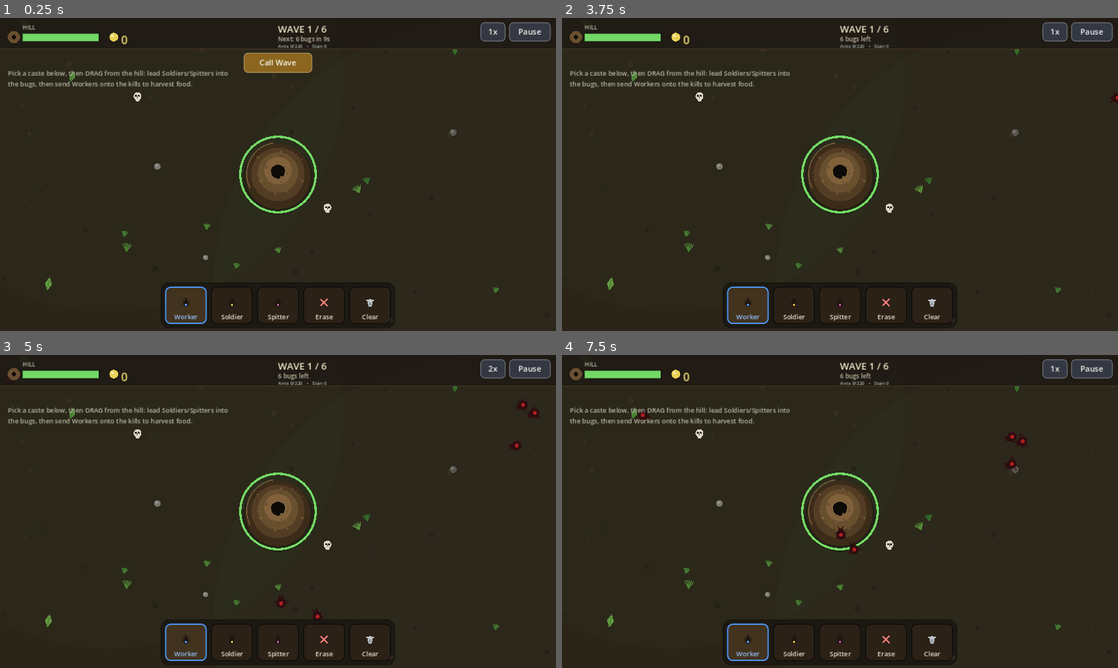
Above: before the commit, frames 1-4 (two rows, left to right).
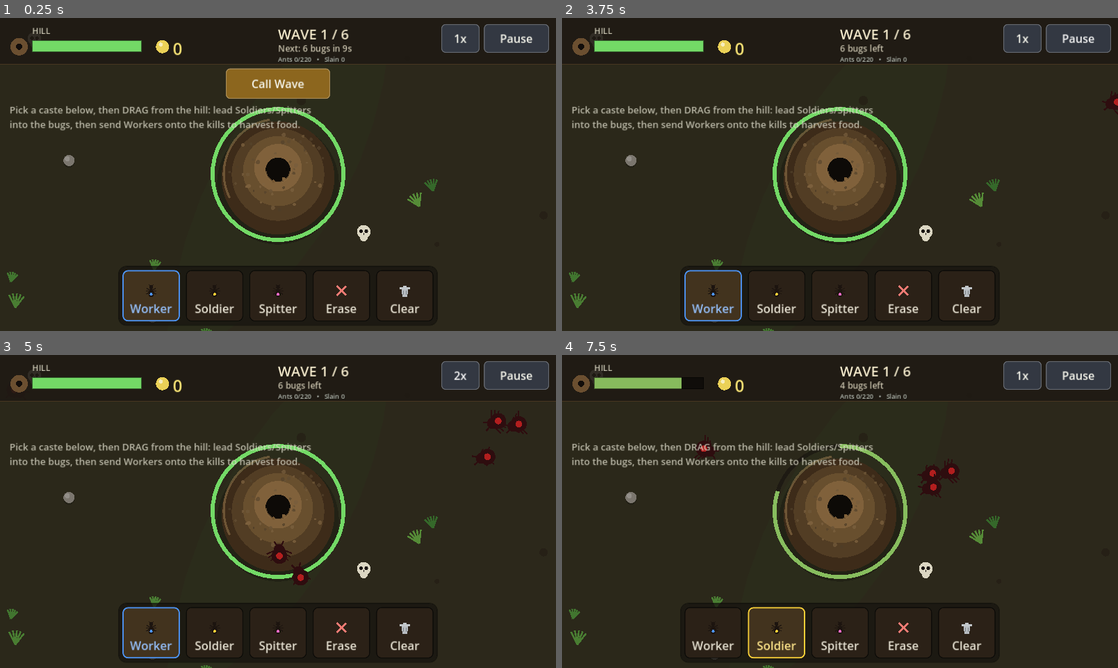
Above: after the commit, the same moments.

Repository: getarsenal/colony-commander
Game: Godot game, scene res://scenes/Main.tscn
Two runs of this game, one before a commit and one after it. Both use one fixed random seed, a clock stepped at 60 frames per second and the inputs below.
Inputs (mouse positions are in pixels of both pictures, inside the frame that each line leads up to):
- Up to frame 1 (0.25 s): no input
- Up to frame 2 (3.75 s): click "Call Wave" at 0.5 s; click "1x" at 1.25 s; click "Pause" at 2 s; click "2x" at 2.75 s; click "Resume" at 3.5 s
- Up to frame 3 (5 s): click "1x" at 4.25 s
- Up to frame 4 (7.5 s): click "2x" at 5 s; click "1x" at 5.75 s; click "2x" at 6.5 s; tap Enter at 7.25 s; drag from (745, 642) to (895, 442) at 7.27 s

The runs differ from the first frame. In frame 1, 15% of the frame differs, in the area x 0-100%, y 1-100%; in frame 2, 12%; in frame 3, 13%; in frame 4, 13%.

Commit message:
Scale up for mobile: closer camera + much larger HUD
Playtest on a phone showed everything tiny and far (the 1280x720 base
downscales hard on a phone screen). Fix by rendering against a real phone
landscape resolution (844x390) and tuning to it:

- Camera zoom 1.5 -> 2.6 so the colony fills the frame and ants/trails read big.
- Scale the whole UI up: taller top bar (72->108) with larger glyphs/fonts,
  bigger Call-Wave / speed / pause buttons, larger caste icon buttons (glyphs
  now scale with the button), bigger win/lose overlay, larger onboarding hint.
- No gameplay-coordinate changes; mechanics untouched.

Verified by rendering frames under xvfb at both 844x390 (phone) and 1280x720
(desktop) — both read large and clear. Parses clean; web build re-exported.

https://claude.ai/code/session_011hkUGhTeefueTvzyEjhAPX

Diff:
--- a/scenes/main.gd
+++ b/scenes/main.gd
@@ -5,7 +5,7 @@
 ## ground + anthill + hill-HP ring; and routes the HUD's speed/pause/restart.
 extends Node2D
 
-const ZOOM := 1.5   # camera zoom — frames the colony close, like the original
+const ZOOM := 2.6   # camera zoom — frames the colony close, like the original
 
 var hill_pos := Vector2(640, 360)
 
@@ -119,10 +119,10 @@
 	layer.layer = 4
 	add_child(layer)
 	_hint = Label.new()
-	_hint.position = Vector2(18, 116)
-	_hint.add_theme_font_size_override("font_size", 15)
+	_hint.position = Vector2(22, 196)
+	_hint.add_theme_font_size_override("font_size", 22)
 	_hint.add_theme_color_override("font_color", Color(0.86, 0.85, 0.78, 0.8))
-	_hint.text = "Pick a caste below, then DRAG from the hill: lead Soldiers/Spitters into\nthe bugs, then send Workers onto the kills to harvest food."
+	_hint.text = "Pick a caste below, then DRAG from the hill: lead Soldiers/Spitters\ninto the bugs, then send Workers onto the kills to harvest food."
 	layer.add_child(_hint)
 
 func _process(_delta: float) -> void:
--- a/ui/caste_button.gd
+++ b/ui/caste_button.gd
@@ -8,8 +8,8 @@
 
 enum Kind { CASTE, ERASE, CLEAR }
 
-const W := 96.0
-const HT := 86.0
+const W := 132.0
+const HT := 118.0
 
 var kind: int = Kind.CASTE
 var caste_type: int = 0
@@ -45,45 +45,46 @@
 func _draw() -> void:
 	var r := Rect2(Vector2.ZERO, size)
 	(_selected if selected else _normal).draw(get_canvas_item(), r)
-	var c := Vector2(size.x * 0.5, size.y * 0.42)
+	var k := size.y / 86.0   # glyph scale, so icons grow with the button
+	var c := Vector2(size.x * 0.5, size.y * 0.40)
 	match kind:
 		Kind.CASTE:
-			_draw_ant(c)
+			_draw_ant(c, k)
 		Kind.ERASE:
-			_draw_erase(c)
+			_draw_erase(c, k)
 		Kind.CLEAR:
-			_draw_clear(c)
+			_draw_clear(c, k)
 	# label
 	var f := ThemeDB.fallback_font
 	if f != null:
-		var sz := 15
+		var sz := int(round(20 * k))
 		var tw := f.get_string_size(label_text, HORIZONTAL_ALIGNMENT_LEFT, -1, sz).x
 		var col := accent.lerp(Color.WHITE, 0.4) if selected else Color(0.90, 0.88, 0.82)
-		draw_string(f, Vector2((size.x - tw) * 0.5, size.y - 11), label_text, HORIZONTAL_ALIGNMENT_LEFT, -1, sz, col)
+		draw_string(f, Vector2((size.x - tw) * 0.5, size.y - 14 * k), label_text, HORIZONTAL_ALIGNMENT_LEFT, -1, sz, col)
 
-func _draw_ant(c: Vector2) -> void:
+func _draw_ant(c: Vector2, k: float) -> void:
 	var dark := Color(0.11, 0.08, 0.06)
 	for s in [-1.0, 1.0]:
-		draw_line(c, c + Vector2(8 * s, -4), dark, 1.5)
-		draw_line(c, c + Vector2(9 * s, 1), dark, 1.5)
-		draw_line(c, c + Vector2(8 * s, 6), dark, 1.5)
-	draw_circle(c + Vector2(0, 6), 4.6, dark)    # abdomen
-	draw_circle(c, 3.4, dark)                    # thorax
-	draw_circle(c + Vector2(0, -6), 3.2, dark)   # head
-	draw_circle(c + Vector2(0, 6), 2.4, accent)  # caste marker
-	draw_line(c + Vector2(0, -6), c + Vector2(-3.5, -10), dark, 1.2)
-	draw_line(c + Vector2(0, -6), c + Vector2(3.5, -10), dark, 1.2)
+		draw_line(c, c + Vector2(8 * s, -4) * k, dark, 1.5 * k)
+		draw_line(c, c + Vector2(9 * s, 1) * k, dark, 1.5 * k)
+		draw_line(c, c + Vector2(8 * s, 6) * k, dark, 1.5 * k)
+	draw_circle(c + Vector2(0, 6) * k, 4.6 * k, dark)    # abdomen
+	draw_circle(c, 3.4 * k, dark)                        # thorax
+	draw_circle(c + Vector2(0, -6) * k, 3.2 * k, dark)   # head
+	draw_circle(c + Vector2(0, 6) * k, 2.4 * k, accent)  # caste marker
+	draw_line(c + Vector2(0, -6) * k, c + Vector2(-3.5, -10) * k, dark, 1.2 * k)
+	draw_line(c + Vector2(0, -6) * k, c + Vector2(3.5, -10) * k, dark, 1.2 * k)
 
-func _draw_erase(c: Vector2) -> void:
+func _draw_erase(c: Vector2, k: float) -> void:
 	var col := Color(0.93, 0.48, 0.45)
-	draw_line(c + Vector2(-8, -8), c + Vector2(8, 8), col, 3.5)
-	draw_line(c + Vector2(8, -8), c + Vector2(-8, 8), col, 3.5)
+	draw_line(c + Vector2(-8, -8) * k, c + Vector2(8, 8) * k, col, 3.5 * k)
+	draw_line(c + Vector2(8, -8) * k, c + Vector2(-8, 8) * k, col, 3.5 * k)
 
-func _draw_clear(c: Vector2) -> void:
+func _draw_clear(c: Vector2, k: float) -> void:
 	var metal := Color(0.72, 0.74, 0.76)
-	var body := PackedVector2Array([c + Vector2(-6, -3), c + Vector2(6, -3), c + Vector2(4, 10), c + Vector2(-4, 10)])
+	var body := PackedVector2Array([c + Vector2(-6, -3) * k, c + Vector2(6, -3) * k, c + Vector2(4, 10) * k, c + Vector2(-4, 10) * k])
 	draw_colored_polygon(body, metal)
-	draw_line(c + Vector2(-9, -4), c + Vector2(9, -4), metal.lightened(0.15), 3.0)  # lid
-	draw_line(c + Vector2(-3, -7), c + Vector2(3, -7), metal.lightened(0.15), 2.5)  # handle
+	draw_line(c + Vector2(-9, -4) * k, c + Vector2(9, -4) * k, metal.lightened(0.15), 3.0 * k)  # lid
+	draw_line(c + Vector2(-3, -7) * k, c + Vector2(3, -7) * k, metal.lightened(0.15), 2.5 * k)  # handle
 	for dx in [-2.0, 2.0]:
-		draw_line(c + Vector2(dx, 0), c + Vector2(dx, 7), Color(0.48, 0.50, 0.52), 1.3)
+		draw_line(c + Vector2(dx, 0) * k, c + Vector2(dx, 7) * k, Color(0.48, 0.50, 0.52), 1.3 * k)
--- a/ui/hud.gd
+++ b/ui/hud.gd
@@ -30,17 +30,17 @@
 	_topbar.colony = colony
 	_topbar.director = director
 	_topbar.set_anchors_preset(Control.PRESET_TOP_WIDE)
-	_topbar.offset_bottom = 72
+	_topbar.offset_bottom = 108
 	_topbar.mouse_filter = Control.MOUSE_FILTER_IGNORE
 	add_child(_topbar)
 
-	_call_btn = _make_button("Call Wave", Color(0.55, 0.40, 0.12), Vector2(158, 46))
+	_call_btn = _make_button("Call Wave", Color(0.55, 0.40, 0.12), Vector2(240, 70))
 	_call_btn.pressed.connect(_on_call)
 	add_child(_call_btn)
-	_speed_btn = _make_button("1x", Color(0.20, 0.22, 0.26), Vector2(58, 44))
+	_speed_btn = _make_button("1x", Color(0.20, 0.22, 0.26), Vector2(88, 66))
 	_speed_btn.pressed.connect(_on_speed)
 	add_child(_speed_btn)
-	_pause_btn = _make_button("Pause", Color(0.20, 0.22, 0.26), Vector2(96, 44))
+	_pause_btn = _make_button("Pause", Color(0.20, 0.22, 0.26), Vector2(150, 66))
 	_pause_btn.pressed.connect(_on_pause)
 	add_child(_pause_btn)
 
@@ -59,13 +59,13 @@
 	dim.mouse_filter = Control.MOUSE_FILTER_IGNORE
 	_overlay.add_child(dim)
 
-	_overlay_title = _make_label(40, HORIZONTAL_ALIGNMENT_CENTER)
+	_overlay_title = _make_label(64, HORIZONTAL_ALIGNMENT_CENTER)
 	_overlay.add_child(_overlay_title)
-	_overlay_sub = _make_label(18, HORIZONTAL_ALIGNMENT_CENTER)
+	_overlay_sub = _make_label(26, HORIZONTAL_ALIGNMENT_CENTER)
 	_overlay_sub.add_theme_color_override("font_color", Color(0.85, 0.85, 0.8))
 	_overlay.add_child(_overlay_sub)
 
-	_restart_btn = _make_button("Restart Level", Color(0.30, 0.45, 0.30), Vector2(214, 56))
+	_restart_btn = _make_button("Restart Level", Color(0.30, 0.45, 0.30), Vector2(300, 78))
 	_restart_btn.pressed.connect(_on_restart)
 	_overlay.add_child(_restart_btn)
 
@@ -75,12 +75,12 @@
 	var vp := get_viewport().get_visible_rect().size
 
 	# top-right controls
-	_pause_btn.position = Vector2(vp.x - _pause_btn.size.x - 12, 10)
-	_speed_btn.position = Vector2(_pause_btn.position.x - _speed_btn.size.x - 8, 10)
+	_pause_btn.position = Vector2(vp.x - _pause_btn.size.x - 16, 14)
+	_speed_btn.position = Vector2(_pause_btn.position.x - _speed_btn.size.x - 10, 14)
 
 	# Call Wave: only during prep, centred just under the wave readout
 	_call_btn.visible = director.is_prep()
-	_call_btn.position = Vector2((vp.x - _call_btn.size.x) * 0.5, 80)
+	_call_btn.position = Vector2((vp.x - _call_btn.size.x) * 0.5, 116)
 
 	# win/lose overlay
 	if director.is_victory() or director.is_defeat():
@@ -134,7 +134,7 @@
 	b.custom_minimum_size = min_size
 	b.size = min_size
 	b.focus_mode = Control.FOCUS_NONE
-	b.add_theme_font_size_override("font_size", 18)
+	b.add_theme_font_size_override("font_size", 26)
 	b.add_theme_color_override("font_color", Color(0.96, 0.96, 0.92))
 	var sb := StyleBoxFlat.new()
 	sb.bg_color = bg
--- a/ui/hud_topbar.gd
+++ b/ui/hud_topbar.gd
@@ -5,8 +5,8 @@
 ## just paints state and ignores input so trail-drags up here still pass through.
 extends Control
 
-const H := 72.0
-const LX := 18.0   # left content inset
+const H := 108.0
+const LX := 24.0   # left content inset
 
 var colony = null
 var director = null
@@ -32,40 +32,40 @@
 
 	# warm earthy bar + base line
 	draw_rect(Rect2(0, 0, w, H), Color(0.12, 0.10, 0.075, 0.9))
-	draw_rect(Rect2(0, H - 2, w, 2), Color(0.35, 0.26, 0.15, 0.7))
+	draw_rect(Rect2(0, H - 3, w, 3), Color(0.35, 0.26, 0.15, 0.7))
 
 	# --- hill health (left) ---
-	draw_circle(Vector2(LX + 14, 44), 14, Color(0.42, 0.31, 0.19))
-	draw_circle(Vector2(LX + 14, 44), 5, Color(0.07, 0.05, 0.04))
-	_text(f, Vector2(LX + 34, 12), "HILL", 13, Color(0.82, 0.80, 0.72))
+	draw_circle(Vector2(LX + 20, 66), 20, Color(0.42, 0.31, 0.19))
+	draw_circle(Vector2(LX + 20, 66), 7, Color(0.07, 0.05, 0.04))
+	_text(f, Vector2(LX + 50, 16), "HILL", 19, Color(0.82, 0.80, 0.72))
 	var hp_frac := clampf(colony.hill_hp / Colony.HILL_HP_MAX, 0.0, 1.0)
-	var bar := Rect2(LX + 34, 36, 176, 18)
+	var bar := Rect2(LX + 50, 52, 252, 26)
 	draw_rect(bar, Color(0.0, 0.0, 0.0, 0.5))
 	if hp_frac > 0.0:
 		var hp_col := Color(0.85, 0.27, 0.22).lerp(Color(0.45, 0.85, 0.4), hp_frac)
 		draw_rect(Rect2(bar.position, Vector2(bar.size.x * hp_frac, bar.size.y)), hp_col)
-	draw_rect(bar, Color(0.0, 0.0, 0.0, 0.55), false, 1.5)
+	draw_rect(bar, Color(0.0, 0.0, 0.0, 0.55), false, 2.0)
 
 	# --- food (left-centre) ---
-	var fx := bar.position.x + bar.size.x + 34
-	draw_circle(Vector2(fx, 44), 10, Color(0.92, 0.82, 0.34))
-	draw_circle(Vector2(fx - 3, 41), 3, Color(1, 1, 1, 0.6))
-	_text(f, Vector2(fx + 17, 31), "%d" % colony.food, 26, Color(0.97, 0.89, 0.46))
+	var fx := bar.position.x + bar.size.x + 48
+	draw_circle(Vector2(fx, 66), 15, Color(0.92, 0.82, 0.34))
+	draw_circle(Vector2(fx - 4, 61), 4.5, Color(1, 1, 1, 0.6))
+	_text(f, Vector2(fx + 24, 44), "%d" % colony.food, 38, Color(0.97, 0.89, 0.46))
 
 	# --- wave progress (centre) ---
 	var cx := w * 0.5
 	if director.is_victory():
-		_text(f, Vector2(cx, 24), "LEVEL CLEARED", 26, Color(0.6, 0.95, 0.6), HORIZONTAL_ALIGNMENT_CENTER)
+		_text(f, Vector2(cx, 36), "LEVEL CLEARED", 38, Color(0.6, 0.95, 0.6), HORIZONTAL_ALIGNMENT_CENTER)
 	elif director.is_defeat():
-		_text(f, Vector2(cx, 24), "HILL OVERRUN", 26, Color(0.95, 0.45, 0.4), HORIZONTAL_ALIGNMENT_CENTER)
+		_text(f, Vector2(cx, 36), "HILL OVERRUN", 38, Color(0.95, 0.45, 0.4), HORIZONTAL_ALIGNMENT_CENTER)
 	else:
 		var shown = min(director.wave_index + 1, director.total_waves())
-		_text(f, Vector2(cx, 10), "WAVE %d / %d" % [shown, director.total_waves()], 22, Color(0.96, 0.92, 0.8), HORIZONTAL_ALIGNMENT_CENTER)
+		_text(f, Vector2(cx, 14), "WAVE %d / %d" % [shown, director.total_waves()], 32, Color(0.96, 0.92, 0.8), HORIZONTAL_ALIGNMENT_CENTER)
 		var sub := ""
 		if director.is_prep():
 			sub = "Next: %d bugs in %ds" % [director.incoming_preview(), int(ceil(director.prep_timer))]
 		else:
 			sub = "%d bugs left" % director.enemies_remaining()
-		_text(f, Vector2(cx, 38), sub, 14, Color(0.80, 0.77, 0.68), HORIZONTAL_ALIGNMENT_CENTER)
+		_text(f, Vector2(cx, 56), sub, 20, Color(0.80, 0.77, 0.68), HORIZONTAL_ALIGNMENT_CENTER)
 		# colony size, tucked under the centre (clear of the right-side buttons)
-		_text(f, Vector2(cx, 56), "Ants %d/%d   •   Slain %d" % [colony.active_count, colony.population_cap, director.enemies_killed], 11, Color(0.72, 0.74, 0.70), HORIZONTAL_ALIGNMENT_CENTER)
+		_text(f, Vector2(cx, 84), "Ants %d/%d   •   Slain %d" % [colony.active_count, colony.population_cap, director.enemies_killed], 15, Color(0.72, 0.74, 0.70), HORIZONTAL_ALIGNMENT_CENTER)
--- a/ui/touch_controls.gd
+++ b/ui/touch_controls.gd
@@ -8,8 +8,8 @@
 extends CanvasLayer
 
 const _BTN := preload("res://ui/caste_button.gd")
-const GAP := 10
-const MARGIN := 16
+const GAP := 14
+const MARGIN := 22
 
 var drawer: TrailDrawer
 
